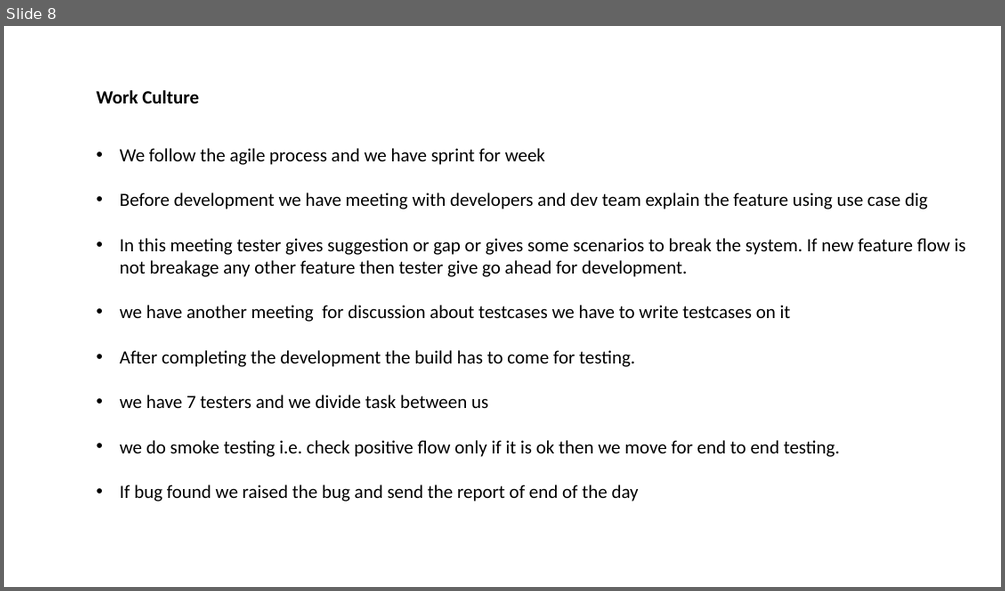
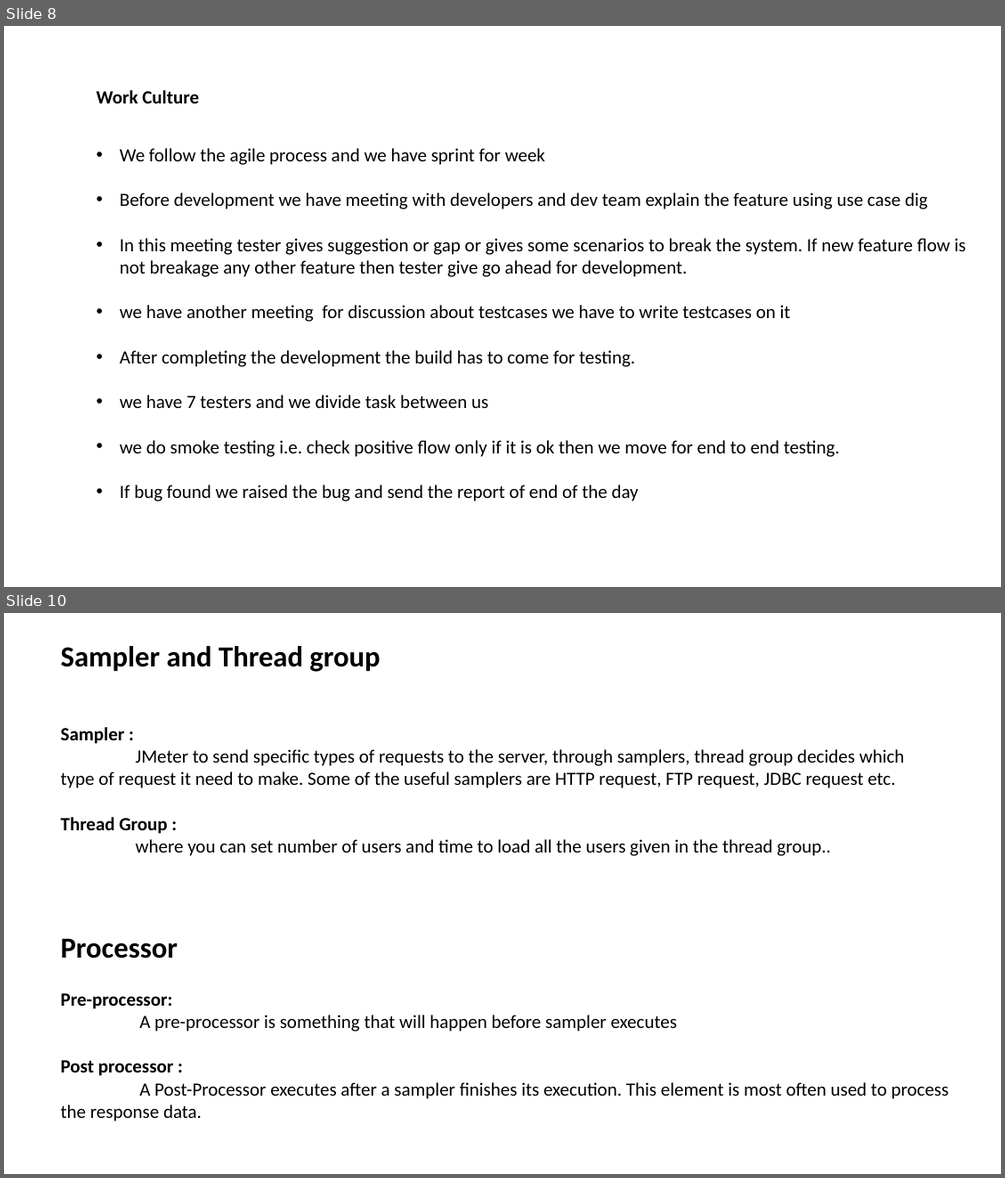
Before and after one commit to rohitb13/images, a slide deck: Combilne_Doc/For_KPIT_IP.pptx. Shown one above the other, each under a label of ours: slide 8 before the commit, slides 8 and 10 after it; the slides between them are not shown. The pictures are 1005x591 and 1005x1178 pixels, drawn with LibreOffice and Linux fonts; fonts in the diff are those of the drawing. Boxes give left, top, right and bottom in pixels: in the first picture for what was removed or moved away, otherwise in the second. Text is boxed around its words. In the diff, an @@ line names an element or a change of style, - is before the commit and + after.

```diff
--- a/Combilne_Doc/For_KPIT_IP.pptx
+++ b/Combilne_Doc/For_KPIT_IP.pptx
@@ slide 10 added at [4,613,1001,1174], background #FFFFFF @@
@@ text added at [61,646,380,672], 28 pt, text #000000, bold @@
+Sampler and Thread group
@@ text added at [61,727,905,856], 18 pt, text #000000 @@
+Sampler :
+JMeter to send specific types of requests to the server, through samplers, thread group decides which type of request it need to make. Some of the useful samplers are HTTP request, FTP request, JDBC request etc.
+Thread Group :
+where you can set number of users and time to load all the users given in the thread group..
@@ text added at [61,938,178,958], 28 pt, text #000000, bold @@
+Processor
@@ text added at [61,993,949,1121], 18 pt, text #000000 @@
+Pre-processor:
+A pre-processor is something that will happen before sampler executes
+Post processor :
+A Post-Processor executes after a sampler finishes its execution. This element is most often used to process the response data.
```
Also in this commit, not shown: 5 other slides added, 1 other file.
